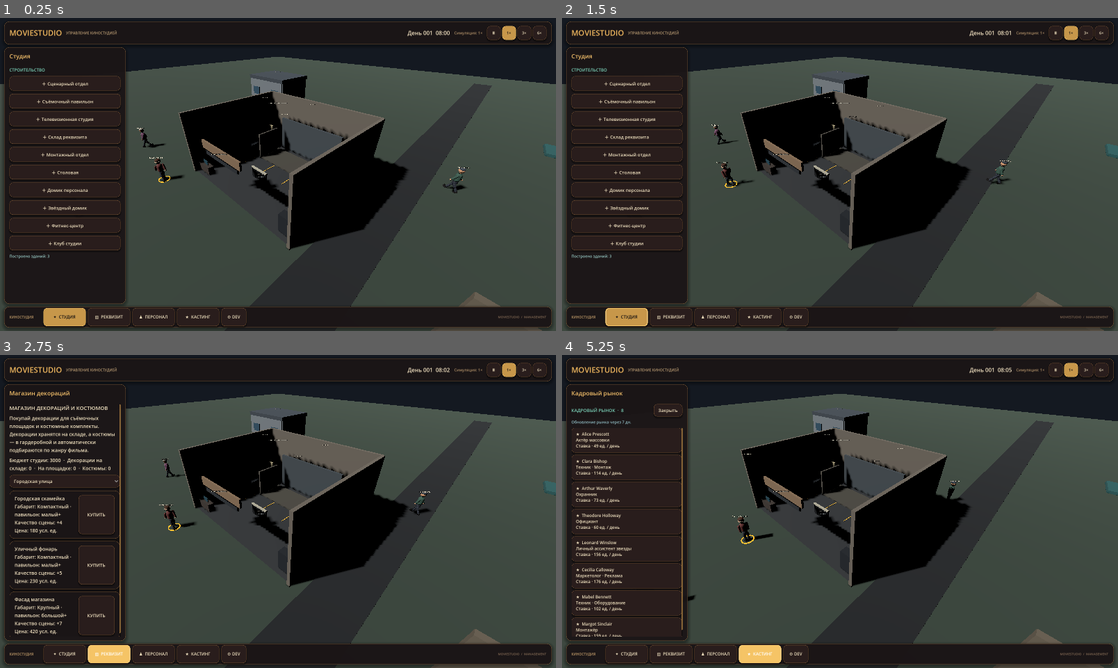
Above: before the commit, frames 1-4 (two rows, left to right).
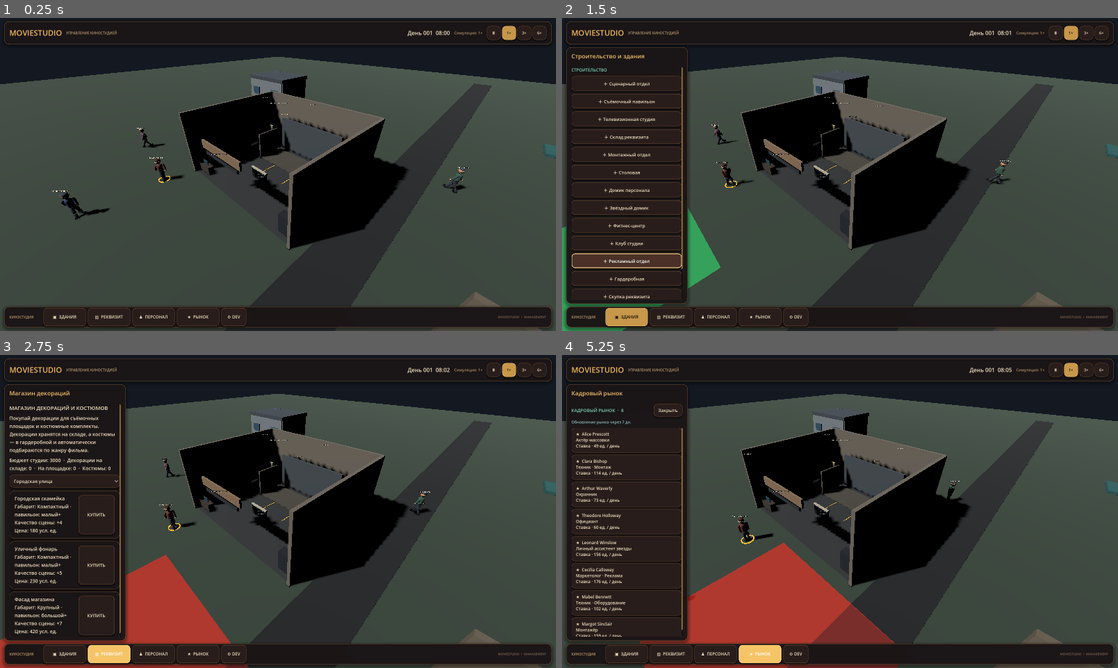
Above: after the commit, the same moments.

Repository: Teft3lb/MovieStudio
Game: Godot game, scene res://scenes/main.tscn
Same seed, same stepped clock (60 frames per second), same inputs: the game is played once before the commit and once after it.
Inputs (mouse positions are in pixels of both pictures, inside the frame that each line leads up to):
- Up to frame 1 (0.25 s): no input
- Up to frame 2 (1.5 s): click "✦ СТУДИЯ" (after the commit: "▣ ЗДАНИЯ") at 0.5 s; click (628, 262) at 1.25 s, where only the run after the commit has a clickable "＋ Рекламный отдел"
- Up to frame 3 (2.75 s): click "▧ РЕКВИЗИТ" at 2 s
- Up to frame 4 (5.25 s): click "♟ ПЕРСОНАЛ" at 2.75 s; click "★ РЫНОК · 8" at 3.5 s; click "Закрыть" at 4.25 s; click "★ КАСТИНГ" (after the commit: "★ РЫНОК") at 5 s

The runs differ from the first frame. In frame 1, 16% of the frame differs, in the area x 0-38%, y 9-99%; in frame 2, 3.4%; in frame 3, 4.3%; in frame 4, 8.0%.

Commit message:
Fix character action layout and restore studio workspace navigation

Diff:
--- a/scripts/presentation/characters/character_action_wheel.gd
+++ b/scripts/presentation/characters/character_action_wheel.gd
@@ -3,10 +3,10 @@
 
 signal action_selected(action_id: String)
 
-const WHEEL_SIZE: Vector2 = Vector2(520.0, 520.0)
-const ACTION_BUTTON_SIZE: Vector2 = Vector2(120.0, 78.0)
+const WHEEL_SIZE: Vector2 = Vector2(560.0, 560.0)
+const ACTION_BUTTON_SIZE: Vector2 = Vector2(150.0, 86.0)
 const ACTION_RADIUS: float = 174.0
-const CENTER: Vector2 = Vector2(260.0, 260.0)
+const CENTER: Vector2 = Vector2(280.0, 280.0)
 
 var _center_initials: Label
 var _center_name: Label
@@ -20,6 +20,7 @@
 	name = "CharacterActionWheel"
 	custom_minimum_size = WHEEL_SIZE
 	size = WHEEL_SIZE
+	pivot_offset = Vector2.ZERO
 	mouse_filter = Control.MOUSE_FILTER_IGNORE
 	visible = false
 	z_index = 35
@@ -64,7 +65,7 @@
 func _build_center() -> void:
 	var center_panel := PanelContainer.new()
 	center_panel.name = "CharacterCenterCard"
-	center_panel.position = Vector2(166.0, 184.0)
+	center_panel.position = CENTER - Vector2(94.0, 76.0)
 	center_panel.custom_minimum_size = Vector2(188.0, 152.0)
 	center_panel.size = Vector2(188.0, 152.0)
 	center_panel.mouse_filter = Control.MOUSE_FILTER_IGNORE
@@ -115,6 +116,7 @@
 	button.custom_minimum_size = ACTION_BUTTON_SIZE
 	button.size = ACTION_BUTTON_SIZE
 	button.focus_mode = Control.FOCUS_NONE
+	button.add_theme_font_size_override("font_size", 11)
 	var is_disabled: bool = bool(action.get("disabled", false))
 	button.disabled = is_disabled
 	button.tooltip_text = str(action.get("description", ""))
@@ -122,17 +124,29 @@
 	button.add_theme_stylebox_override("hover", _make_action_style(true, false))
 	button.add_theme_stylebox_override("pressed", _make_action_style(true, true))
 	button.add_theme_stylebox_override("disabled", _make_disabled_action_style())
-	var content := CenterContainer.new()
+
+	var content := MarginContainer.new()
 	content.set_anchors_and_offsets_preset(Control.PRESET_FULL_RECT)
+	content.add_theme_constant_override("margin_left", 7)
+	content.add_theme_constant_override("margin_top", 5)
+	content.add_theme_constant_override("margin_right", 7)
+	content.add_theme_constant_override("margin_bottom", 5)
 	content.mouse_filter = Control.MOUSE_FILTER_IGNORE
 	var stack := VBoxContainer.new()
+	stack.custom_minimum_size = Vector2(ACTION_BUTTON_SIZE.x - 14.0, 0.0)
+	stack.size_flags_horizontal = Control.SIZE_EXPAND_FILL
+	stack.size_flags_vertical = Control.SIZE_EXPAND_FILL
 	stack.alignment = BoxContainer.ALIGNMENT_CENTER
 	stack.add_theme_constant_override("separation", 2)
 	stack.mouse_filter = Control.MOUSE_FILTER_IGNORE
+
 	var icon_label := Label.new()
+	icon_label.name = "ActionIconLabel"
 	icon_label.text = str(action.get("icon", "✦"))
+	icon_label.custom_minimum_size = Vector2(0.0, 26.0)
+	icon_label.size_flags_horizontal = Control.SIZE_EXPAND_FILL
 	icon_label.horizontal_alignment = HORIZONTAL_ALIGNMENT_CENTER
-	icon_label.add_theme_font_size_override("font_size", 22)
+	icon_label.add_theme_font_size_override("font_size", 20)
 	icon_label.add_theme_color_override(
 		"font_color",
 		Color(0.47, 0.42, 0.37, 1.0)
@@ -141,9 +155,14 @@
 	)
 	icon_label.mouse_filter = Control.MOUSE_FILTER_IGNORE
 	stack.add_child(icon_label)
+
 	var title_label := Label.new()
+	title_label.name = "ActionTitleLabel"
 	title_label.text = str(action.get("title", "Действие"))
+	title_label.custom_minimum_size = Vector2(ACTION_BUTTON_SIZE.x - 22.0, 30.0)
+	title_label.size_flags_horizontal = Control.SIZE_EXPAND_FILL
 	title_label.horizontal_alignment = HORIZONTAL_ALIGNMENT_CENTER
+	title_label.vertical_alignment = VERTICAL_ALIGNMENT_CENTER
 	title_label.autowrap_mode = TextServer.AUTOWRAP_WORD_SMART
 	title_label.add_theme_font_size_override("font_size", 11)
 	title_label.add_theme_color_override(
@@ -154,6 +173,7 @@
 	)
 	title_label.mouse_filter = Control.MOUSE_FILTER_IGNORE
 	stack.add_child(title_label)
+
 	content.add_child(stack)
 	button.add_child(content)
 	button.pressed.connect(_on_action_pressed.bind(str(action.get("id", ""))))
@@ -163,7 +183,6 @@
 	button.position = button_center - ACTION_BUTTON_SIZE * 0.5
 	_action_buttons.append(button)
 
-
 func _on_action_pressed(action_id: String) -> void:
 	action_selected.emit(action_id)
 
@@ -178,9 +197,23 @@
 
 func _place_near(screen_position: Vector2) -> void:
 	var viewport_size: Vector2 = get_viewport_rect().size
-	var desired: Vector2 = screen_position - WHEEL_SIZE * 0.5
-	var max_x: float = maxf(8.0, viewport_size.x - WHEEL_SIZE.x - 8.0)
-	var max_y: float = maxf(8.0, viewport_size.y - WHEEL_SIZE.y - 8.0)
+	var available_size: Vector2 = Vector2(
+		maxf(viewport_size.x - 16.0, 1.0),
+		maxf(viewport_size.y - 16.0, 1.0)
+	)
+	var scale_factor: float = clampf(
+		minf(
+			available_size.x / WHEEL_SIZE.x,
+			available_size.y / WHEEL_SIZE.y
+		),
+		0.55,
+		1.0
+	)
+	scale = Vector2.ONE * scale_factor
+	var rendered_size: Vector2 = WHEEL_SIZE * scale_factor
+	var desired: Vector2 = screen_position - rendered_size * 0.5
+	var max_x: float = maxf(8.0, viewport_size.x - rendered_size.x - 8.0)
+	var max_y: float = maxf(8.0, viewport_size.y - rendered_size.y - 8.0)
 	position = Vector2(
 		clampf(desired.x, 8.0, max_x),
 		clampf(desired.y, 8.0, max_y)
@@ -188,10 +221,10 @@
 
 
 func _draw() -> void:
-	draw_circle(CENTER, 216.0, Color(0.035, 0.027, 0.032, 0.92))
-	draw_arc(CENTER, 216.0, 0.0, TAU, 112, Color(0.72, 0.51, 0.27, 0.92), 2.0, true)
+	draw_circle(CENTER, 236.0, Color(0.035, 0.027, 0.032, 0.92))
+	draw_arc(CENTER, 236.0, 0.0, TAU, 120, Color(0.72, 0.51, 0.27, 0.92), 2.0, true)
 	draw_arc(CENTER, 126.0, 0.0, TAU, 96, Color(0.54, 0.37, 0.22, 0.78), 1.5, true)
-	draw_arc(CENTER, 205.0, 0.0, TAU, 112, Color(0.90, 0.72, 0.43, 0.16), 1.0, true)
+	draw_arc(CENTER, 224.0, 0.0, TAU, 120, Color(0.90, 0.72, 0.43, 0.16), 1.0, true)
 	for index in range(6):
 		var angle: float = -PI * 0.5 + TAU * float(index) / 6.0
 		var direction := Vector2(cos(angle), sin(angle))
--- a/scripts/presentation/main.gd
+++ b/scripts/presentation/main.gd
@@ -9,9 +9,14 @@
 func _ready() -> void:
 	studio_hud.call("setup", game_clock)
 	studio_building_manager.call("setup", game_clock, character_manager)
+	studio_building_manager.call("ensure_startup_content")
 	character_manager.call(
 		"initialize_workplaces",
 		studio_building_manager
 	)
-	studio_hud.call("show_workspace_panel", "studio")
+	studio_hud.call("hide_workspace_drawer")
 	studio_hud.call("show_inspector_panel", "", false)
+	if not bool(studio_building_manager.call("is_startup_content_ready")):
+		push_error(
+			"MovieStudio startup: initial buildings or building workspaces are missing."
+		)
--- a/scripts/presentation/studio/studio_building_manager.gd
+++ b/scripts/presentation/studio/studio_building_manager.gd
@@ -215,7 +215,6 @@
 	_get_building_placement_controller()
 	_get_building_inspector_controller()
 	_get_film_dossier_controller()
-	_get_tv_guest_show_controller()
 	_game_clock.minute_advanced.connect(_on_game_minute_advanced)
 
 	var studio_hud: Node = get_node_or_null("../StudioHUD")
@@ -272,6 +271,37 @@
 			"Бюджет студии: %d." % int(_set_inventory.budget)
 		)
 	_refresh_build_status()
+	_get_tv_guest_show_controller()
+
+
+func ensure_startup_content() -> void:
+	if _set_inventory == null:
+		_set_inventory = SET_INVENTORY_SCRIPT.new()
+	if _navigation_system == null:
+		_navigation_system = NAVIGATION_SYSTEM_SCRIPT.new()
+	if _business_controller == null:
+		_business_controller = BUSINESS_CONTROLLER_SCRIPT.new()
+		if is_instance_valid(_character_manager) and is_instance_valid(_game_clock):
+			_business_controller.call(
+				"setup", self, _character_manager, _game_clock, _set_inventory
+			)
+	_spawn_initial_buildings()
+	_build_ui()
+	_refresh_build_status()
+
+
+func is_startup_content_ready() -> bool:
+	var studio_hud: Node = get_node_or_null("../StudioHUD")
+	return (
+		_has_building_record_of_type("script_department")
+		and _has_building_record_of_type("sound_stage")
+		and _has_building_record_of_type("prop_warehouse")
+		and _building_actors.size() >= 3
+		and is_instance_valid(studio_hud)
+		and bool(studio_hud.call("has_workspace_panel", "studio"))
+		and bool(studio_hud.call("has_workspace_panel", "decor_shop"))
+	)
+
 
 func _get_set_logistics_controller() -> RefCounted:
 	if _set_logistics_controller == null:
@@ -1242,6 +1272,9 @@
 	var mouse_event := event as InputEventMouseButton
 	if not mouse_event.pressed or mouse_event.button_index != MOUSE_BUTTON_LEFT:
 		return
+	var studio_hud: Node = get_node_or_null("../StudioHUD")
+	if is_instance_valid(studio_hud) and studio_hud.has_method("hide_workspace_drawer"):
+		studio_hud.call("hide_workspace_drawer")
 	if (
 		_film_dossier_controller != null
 		and bool(_film_dossier_controller.call("try_pickup", mouse_event.position))
@@ -1268,27 +1301,37 @@
 
 
 func _spawn_initial_buildings() -> void:
-	_create_building(
-		"script_department",
-		SCRIPT_DEPARTMENT_START_POSITION,
-		0.0,
-		"Сценарный отдел",
-		false
-	)
-	_create_building(
-		"sound_stage",
-		SOUND_STAGE_START_POSITION,
-		0.0,
-		"Съёмочный павильон №1",
-		false
-	)
-	_create_building(
-		"prop_warehouse",
-		PROP_WAREHOUSE_START_POSITION,
-		0.0,
-		"Склад съёмочного реквизита",
-		false
-	)
+	if not _has_building_record_of_type("script_department"):
+		_create_building(
+			"script_department",
+			SCRIPT_DEPARTMENT_START_POSITION,
+			0.0,
+			"Сценарный отдел",
+			false
+		)
+	if not _has_building_record_of_type("sound_stage"):
+		_create_building(
+			"sound_stage",
+			SOUND_STAGE_START_POSITION,
+			0.0,
+			"Съёмочный павильон №1",
+			false
+		)
+	if not _has_building_record_of_type("prop_warehouse"):
+		_create_building(
+			"prop_warehouse",
+			PROP_WAREHOUSE_START_POSITION,
+			0.0,
+			"Склад съёмочного реквизита",
+			false
+		)
+
+
+func _has_building_record_of_type(building_type_id: String) -> bool:
+	for building in _buildings:
+		if str(building.building_type_id) == building_type_id:
+			return true
+	return false
 
 
 func _create_building(
@@ -1352,17 +1395,20 @@
 	if studio_hud == null:
 		push_error("StudioBuildingManager: StudioHUD node is missing.")
 		return
-	var build_panel: PanelContainer = _get_building_placement_controller().call(
-		"build_palette"
-	)
-	studio_hud.call(
-		"register_workspace_panel",
-		"studio",
-		"Студия",
-		build_panel
-	)
-	_get_building_inspector_controller().call("build_panel", studio_hud)
-	_build_decor_shop_panel(studio_hud)
+	if not bool(studio_hud.call("has_workspace_panel", "studio")):
+		var build_panel: PanelContainer = _get_building_placement_controller().call(
+			"build_palette"
+		)
+		studio_hud.call(
+			"register_workspace_panel",
+			"studio",
+			"Строительство и здания",
+			build_panel
+		)
+	if not bool(studio_hud.call("has_inspector_panel", "building")):
+		_get_building_inspector_controller().call("build_panel", studio_hud)
+	if not bool(studio_hud.call("has_workspace_panel", "decor_shop")):
+		_build_decor_shop_panel(studio_hud)
 
 
 func _refresh_build_status() -> void:
--- a/scripts/presentation/studio/studio_building_placement_controller.gd
+++ b/scripts/presentation/studio/studio_building_placement_controller.gd
@@ -43,9 +43,18 @@
 	build_panel.name = "BuildingPalettePanel"
 	build_panel.custom_minimum_size = Vector2(0.0, 0.0)
 
+	var scroll := ScrollContainer.new()
+	scroll.name = "BuildingPaletteScroll"
+	scroll.size_flags_horizontal = Control.SIZE_EXPAND_FILL
+	scroll.size_flags_vertical = Control.SIZE_EXPAND_FILL
+	scroll.horizontal_scroll_mode = ScrollContainer.SCROLL_MODE_DISABLED
+	scroll.vertical_scroll_mode = ScrollContainer.SCROLL_MODE_AUTO
+	build_panel.add_child(scroll)
+
 	var build_layout := VBoxContainer.new()
+	build_layout.size_flags_horizontal = Control.SIZE_EXPAND_FILL
 	build_layout.add_theme_constant_override("separation", 9)
-	build_panel.add_child(build_layout)
+	scroll.add_child(build_layout)
 
 	var heading := Label.new()
 	heading.text = "СТРОИТЕЛЬСТВО"
@@ -159,6 +168,33 @@
 	lounge_button.pressed.connect(_request_placement.bind("studio_lounge"))
 	build_layout.add_child(lounge_button)
 
+	var promotion_button := Button.new()
+	promotion_button.name = "Build_film_promotion"
+	promotion_button.text = "＋ Рекламный отдел"
+	promotion_button.tooltip_text = "Построить здание для рекламных кампаний снятых фильмов"
+	promotion_button.custom_minimum_size = Vector2(0.0, 42.0)
+	promotion_button.size_flags_horizontal = Control.SIZE_EXPAND_FILL
+	promotion_button.pressed.connect(_request_placement.bind("film_promotion"))
+	build_layout.add_child(promotion_button)
+
+	var wardrobe_button := Button.new()
+	wardrobe_button.name = "Build_costume_wardrobe"
+	wardrobe_button.text = "＋ Гардеробная"
+	wardrobe_button.tooltip_text = "Построить хранилище купленных костюмов"
+	wardrobe_button.custom_minimum_size = Vector2(0.0, 42.0)
+	wardrobe_button.size_flags_horizontal = Control.SIZE_EXPAND_FILL
+	wardrobe_button.pressed.connect(_request_placement.bind("costume_wardrobe"))
+	build_layout.add_child(wardrobe_button)
+
+	var exchange_button := Button.new()
+	exchange_button.name = "Build_prop_exchange"
+	exchange_button.text = "＋ Скупка реквизита"
+	exchange_button.tooltip_text = "Построить здание для продажи ненужных декораций и костюмов"
+	exchange_button.custom_minimum_size = Vector2(0.0, 42.0)
+	exchange_button.size_flags_horizontal = Control.SIZE_EXPAND_FILL
+	exchange_button.pressed.connect(_request_placement.bind("prop_exchange"))
+	build_layout.add_child(exchange_button)
+
 	_build_status_label = Label.new()
 	_build_status_label.autowrap_mode = TextServer.AUTOWRAP_WORD_SMART
 	_build_status_label.add_theme_font_size_override("font_size", 11)
--- a/scripts/presentation/ui/studio_hud.gd
+++ b/scripts/presentation/ui/studio_hud.gd
@@ -19,8 +19,10 @@
 var _game_clock: Node
 var _root: Control
 var _navigation_list: HBoxContainer
+var _workspace_frame: PanelContainer
 var _workspace_heading: Label
 var _workspace_content: VBoxContainer
+var _workspace_drawer_open: bool = false
 var _inspector_frame: PanelContainer
 var _inspector_heading: Label
 var _inspector_content: VBoxContainer
@@ -153,17 +155,18 @@
 	body.add_theme_constant_override("separation", 10)
 	shell.add_child(body)
 
-	var workspace_frame := PanelContainer.new()
-	workspace_frame.name = "WorkspacePanel"
-	workspace_frame.custom_minimum_size = Vector2(350.0, 0.0)
-	workspace_frame.size_flags_horizontal = Control.SIZE_FILL
-	_apply_panel_style(workspace_frame, 0.93)
-	body.add_child(workspace_frame)
+	_workspace_frame = PanelContainer.new()
+	_workspace_frame.name = "WorkspacePanel"
+	_workspace_frame.custom_minimum_size = Vector2(350.0, 0.0)
+	_workspace_frame.size_flags_horizontal = Control.SIZE_FILL
+	_workspace_frame.visible = false
+	_apply_panel_style(_workspace_frame, 0.96)
+	body.add_child(_workspace_frame)
 
 	var workspace_layout := VBoxContainer.new()
 	workspace_layout.mouse_filter = Control.MOUSE_FILTER_IGNORE
 	workspace_layout.add_theme_constant_override("separation", 8)
-	workspace_frame.add_child(workspace_layout)
+	_workspace_frame.add_child(workspace_layout)
 
 	_workspace_heading = Label.new()
 	_workspace_heading.add_theme_font_size_override("font_size", 17)
@@ -468,6 +471,8 @@
 
 	_active_workspace_id = section_id
 	_workspace_heading.text = str(_workspace_titles.get(section_id, section_id))
+	_workspace_drawer_open = true
+	_workspace_frame.visible = true
 
 	for registered_id in _navigation_buttons:
 		var navigation_button: Button = _navigation_buttons[registered_id]
@@ -475,6 +480,35 @@
 
 	if section_changed:
 		show_inspector_panel("", false)
+
+
+func hide_workspace_drawer() -> void:
+	_workspace_drawer_open = false
+	if is_instance_valid(_workspace_frame):
+		_workspace_frame.visible = false
+	for registered_id in _navigation_buttons:
+		var navigation_button: Button = _navigation_buttons[registered_id]
+		navigation_button.button_pressed = false
+
+
+func is_workspace_drawer_open() -> bool:
+	return _workspace_drawer_open and is_instance_valid(_workspace_frame) and _workspace_frame.visible
+
+
+func has_workspace_panel(section_id: String) -> bool:
+	return _workspace_panels.has(section_id)
+
+
+func has_inspector_panel(owner_id: String) -> bool:
+	return _inspector_panels.has(owner_id)
+
+
+func get_registered_workspace_ids() -> Array[String]:
+	var result: Array[String] = []
+	for section_id in _workspace_panels.keys():
+		result.append(str(section_id))
+	result.sort()
+	return result
 
 
 func show_inspector_panel(owner_id: String, should_show: bool) -> void:
@@ -503,13 +537,13 @@
 func _get_navigation_label(section_id: String, fallback_title: String) -> String:
 	match section_id:
 		"studio":
-			return "✦  СТУДИЯ"
+			return "▣  ЗДАНИЯ"
 		"decor_shop":
 			return "▧  РЕКВИЗИТ"
 		"employees":
 			return "♟  ПЕРСОНАЛ"
 		"market":
-			return "★  КАСТИНГ"
+			return "★  РЫНОК"
 		"developer":
 			return "⚙ DEV"
 		_:
@@ -532,6 +566,9 @@
 
 
 func _on_navigation_button_pressed(section_id: String) -> void:
+	if _workspace_drawer_open and _active_workspace_id == section_id:
+		hide_workspace_drawer()
+		return
 	show_workspace_panel(section_id)
 
 
--- a/tests/character_action_wheel_smoke_test.gd
+++ b/tests/character_action_wheel_smoke_test.gd
@@ -39,6 +39,7 @@
 		actions,
 		Vector2(520.0, 300.0)
 	)
+	await process_frame
 	_expect(bool(wheel.call("is_open")), "Selecting an employee must open the radial action wheel.")
 	_expect(
 		int(wheel.call("get_action_button_count")) == 4,
@@ -51,7 +52,17 @@
 	)
 	var action_buttons: Array = wheel.get("_action_buttons")
 	if not action_buttons.is_empty():
-		(action_buttons[0] as Button).pressed.emit()
+		var first_button: Button = action_buttons[0] as Button
+		var title_label: Label = first_button.find_child(
+			"ActionTitleLabel", true, false
+		) as Label
+		_expect(
+			first_button.size.x >= 145.0
+			and title_label != null
+			and title_label.size.x >= 120.0,
+			"Radial action labels must receive enough horizontal space to avoid one-letter wrapping."
+		)
+		first_button.pressed.emit()
 	_expect(
 		_selected_action_id == "profile",
 		"Radial action activation must emit the selected action ID to the manager."
--- a/tests/studio_building_placement_controller_smoke_test.gd
+++ b/tests/studio_building_placement_controller_smoke_test.gd
@@ -28,8 +28,9 @@
 		"The placement controller must build the studio construction palette."
 	)
 	_expect(
-		palette.get_child_count() == 1,
-		"The construction palette must contain its layout root."
+		palette.get_child_count() == 1
+		and palette.get_child(0) is ScrollContainer,
+		"The construction palette must contain a scrollable layout root."
 	)
 	_expect(
 		not bool(controller.call("is_placing_building")),
@@ -39,12 +40,28 @@
 		"placement_mode_requested",
 		Callable(self, "_on_placement_mode_requested")
 	)
-	var layout: VBoxContainer = palette.get_child(0) as VBoxContainer
+	var scroll: ScrollContainer = palette.get_child(0) as ScrollContainer
+	var layout: VBoxContainer = scroll.get_child(0) as VBoxContainer
 	var script_button: Button = layout.get_child(1) as Button
 	script_button.pressed.emit()
 	_expect(
 		_requested_placement_type == "script_department",
 		"Construction palette buttons must request placement through the manager-facing signal."
+	)
+	var promotion_button: Button = layout.find_child(
+		"Build_film_promotion", true, false
+	) as Button
+	var wardrobe_button: Button = layout.find_child(
+		"Build_costume_wardrobe", true, false
+	) as Button
+	var exchange_button: Button = layout.find_child(
+		"Build_prop_exchange", true, false
+	) as Button
+	_expect(
+		promotion_button != null
+		and wardrobe_button != null
+		and exchange_button != null,
+		"The construction palette must expose film promotion, costume wardrobe and prop exchange buildings."
 	)
 	_expect(
 		not bool(controller.call("is_placing_building")),
--- a/tests/studio_hud_smoke_test.gd
+++ b/tests/studio_hud_smoke_test.gd
@@ -28,6 +28,11 @@
 	var employee_panel := PanelContainer.new()
 	var studio_panel := PanelContainer.new()
 	var decor_panel := PanelContainer.new()
+	var market_panel := PanelContainer.new()
+	_expect(
+		not bool(hud.call("is_workspace_drawer_open")),
+		"Workspace drawer must start hidden until the player requests it."
+	)
 	hud.call(
 		"register_workspace_panel",
 		"employees",
@@ -45,6 +50,12 @@
 		"decor_shop",
 		"Магазин декораций",
 		decor_panel
+	)
+	hud.call(
+		"register_workspace_panel",
+		"market",
+		"Кадровый рынок",
+		market_panel
 	)
 
 	hud.call("show_workspace_panel", "employees")
@@ -106,16 +117,31 @@
 		"Bottom navigation panel must exist in the HUD shell."
 	)
 	var navigation_buttons: Dictionary = hud.get("_navigation_buttons")
+	var building_button: Button = navigation_buttons.get("studio") as Button
 	var decor_button: Button = navigation_buttons.get("decor_shop") as Button
+	var market_button: Button = navigation_buttons.get("market") as Button
+	_expect(
+		building_button != null and building_button.text == "▣  ЗДАНИЯ",
+		"Construction must have an explicit bottom-navigation entry."
+	)
 	_expect(
 		decor_button != null
 		and decor_button.text == "▧  РЕКВИЗИТ",
 		"Decor shop must have a dedicated bottom-navigation button."
 	)
+	_expect(
+		market_button != null and market_button.text == "★  РЫНОК",
+		"Employee market must be clearly named in the bottom navigation."
+	)
 	hud.call("show_workspace_panel", "decor_shop")
 	_expect(
-		decor_panel.visible,
-		"Selecting the decor shop navigation item must show its workspace."
+		decor_panel.visible and bool(hud.call("is_workspace_drawer_open")),
+		"Selecting the decor shop navigation item must open its workspace drawer."
+	)
+	hud.call("_on_navigation_button_pressed", "decor_shop")
+	_expect(
+		not bool(hud.call("is_workspace_drawer_open")),
+		"Pressing the active navigation entry again must close the drawer."
 	)
 	_expect(
 		hud.get("_root").theme != null,
--- /dev/null
+++ b/tests/studio_world_bootstrap_smoke_test.gd
@@ -0,0 +1,78 @@
+extends "res://tests/smoke_test_base.gd"
+
+
+func _initialize() -> void:
+	call_deferred("_run_tests")
+
+
+func _run_tests() -> void:
+	var main_scene: PackedScene = load("res://scenes/main.tscn") as PackedScene
+	_expect(
+		main_scene != null,
+		"The project main scene must be available for the startup integration test."
+	)
+	if main_scene == null:
+		_finish_test("StudioWorldBootstrapSmokeTest")
+		return
+
+	var game_root: Node = main_scene.instantiate()
+	root.add_child(game_root)
+	await process_frame
+
+	var building_manager: Node = game_root.get_node_or_null("StudioBuildingManager")
+	var studio_hud: Node = game_root.get_node_or_null("StudioHUD")
+	_expect(
+		is_instance_valid(building_manager) and is_instance_valid(studio_hud),
+		"The main scene must contain the building manager and studio HUD."
+	)
+	if not is_instance_valid(building_manager) or not is_instance_valid(studio_hud):
+		game_root.queue_free()
+		_finish_test("StudioWorldBootstrapSmokeTest")
+		return
+
+	var buildings: Array = building_manager.call("get_buildings")
+	_expect(
+		buildings.size() >= 3,
+		"The startup flow must create the script department, sound stage and prop warehouse."
+	)
+	var building_types: Array[String] = []
+	for building in buildings:
+		building_types.append(str(building.building_type_id))
+	_expect(
+		building_types.has("script_department")
+		and building_types.has("sound_stage")
+		and building_types.has("prop_warehouse"),
+		"All three original starter buildings must be present in the world model."
+	)
+
+	var building_actors: Array[Node] = game_root.get_tree().get_nodes_in_group(
+		"studio_building"
+	)
+	_expect(
+		building_actors.size() >= 3,
+		"All starter building records must have visible world actors."
+	)
+
+	var workspace_ids: Array[String] = studio_hud.call(
+		"get_registered_workspace_ids"
+	)
+	_expect(
+		workspace_ids.has("studio") and workspace_ids.has("decor_shop"),
+		"The construction and prop-shop workspaces must be registered during startup."
+	)
+	_expect(
+		workspace_ids.has("employees") and workspace_ids.has("market"),
+		"The employee roster and employee market workspaces must remain registered."
+	)
+	_expect(
+		not bool(studio_hud.call("is_workspace_drawer_open")),
+		"The workspace drawer must start closed so the 3D world remains unobstructed."
+	)
+	_expect(
+		bool(building_manager.call("is_startup_content_ready")),
+		"The building manager must report a complete world and UI bootstrap."
+	)
+
+	game_root.queue_free()
+	await process_frame
+	_finish_test("StudioWorldBootstrapSmokeTest")
Not shown, added: docs/architecture/studio_hud_v2.md
